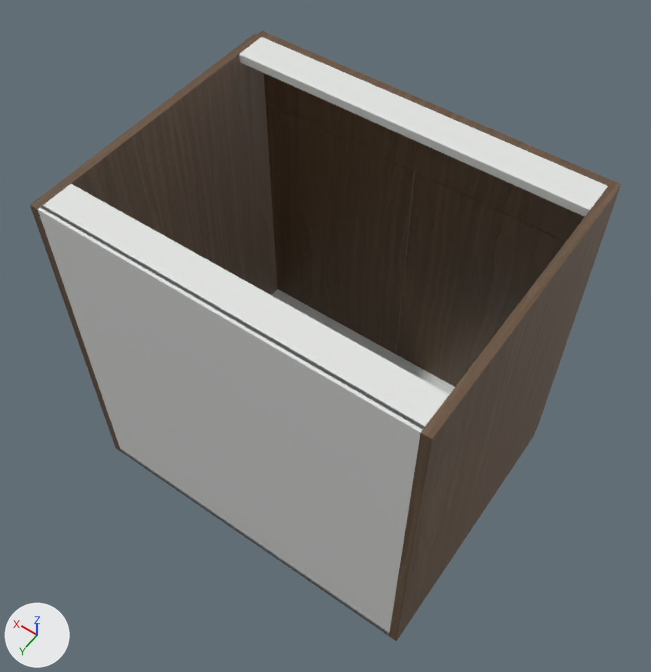
The glTF model storefront/public/cabinet-inventory/models/oppein-pb-mso-sb30.glb, before and after one commit.
The view is the same before and after, from a camera (50 mm lens) standing at (-0.25, 0.592, 1.899) and looking at (0.404, -0.323, 0.461). The lights are fixed; the arrows at lower left show +X, +Y and +Z. The picture after the commit comes second. Where no turn or scale is listed for an object, it has been applied to the vertices.

The first picture shows 'Cabinet back', 'Cabinet bottom', 'Cabinet side', 'Cabinet side.001', 'Door', 'Door.001', 'False drawer front', 'Top support rail', 'Top support rail.001'.
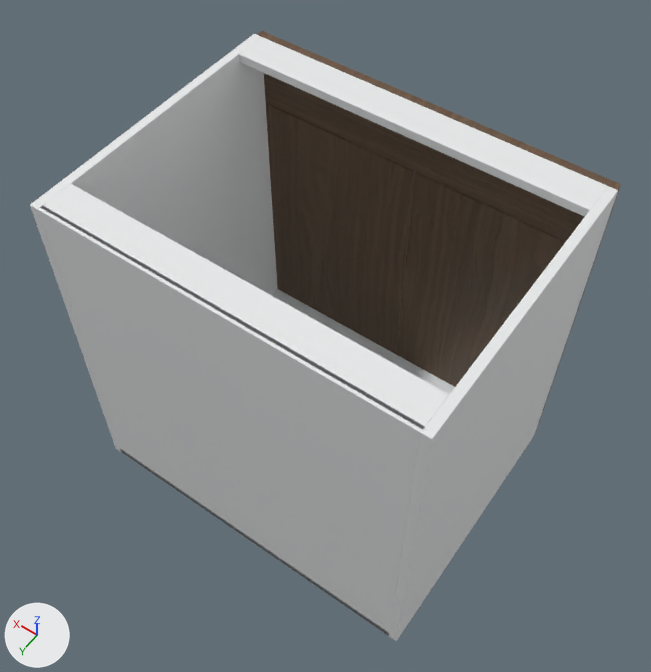
What differs and where, as boxes [x1, y1, x2, y2] in the pictures (651 x 672 px):
```json
{"object": "Cabinet side.001", "change": "recoloured", "before": [30, 34, 277, 452], "after": [30, 34, 277, 452], "on screen": "lighter"}
{"object": "Cabinet side", "change": "recoloured", "before": [389, 186, 618, 641], "after": [389, 186, 618, 641], "on screen": "lighter"}
```

Scene script edits in JSON lines:
```json
{"op": "add", "block": "mat_white_cabinet_carcass", "code": ["mat_white_cabinet_carcass = principled_material('White cabinet carcass')", "mat_white_cabinet_carcass.base_color = (0.82, 0.83, 0.835)  # white #eaebec", "mat_white_cabinet_carcass.roughness = 0.48"]}
{"block": "me_cube", "where": "me_cube.from_pydata(...)  # 56 vertices, 108 faces; spans x -0.009..0.009, y -0.293..0.293, z -0.381..0.381"}
{"op": "remove", "block": "me_cube", "code": "me_cube.materials.append(mat_supplier_finish___smoked_oak)"}
{"op": "add", "block": "me_cube", "code": "me_cube.materials.append(mat_white_cabinet_carcass)  # white #eaebec"}
{"block": "me_cube_001", "where": "me_cube_001.from_pydata(...)  # 56 vertices, 108 faces; spans x -0.009..0.009, y -0.293..0.293, z -0.381..0.381"}
{"op": "remove", "block": "me_cube_001", "code": "me_cube_001.materials.append(mat_supplier_finish___smoked_oak)"}
{"op": "add", "block": "me_cube_001", "code": "me_cube_001.materials.append(mat_white_cabinet_carcass)  # white #eaebec"}
```
